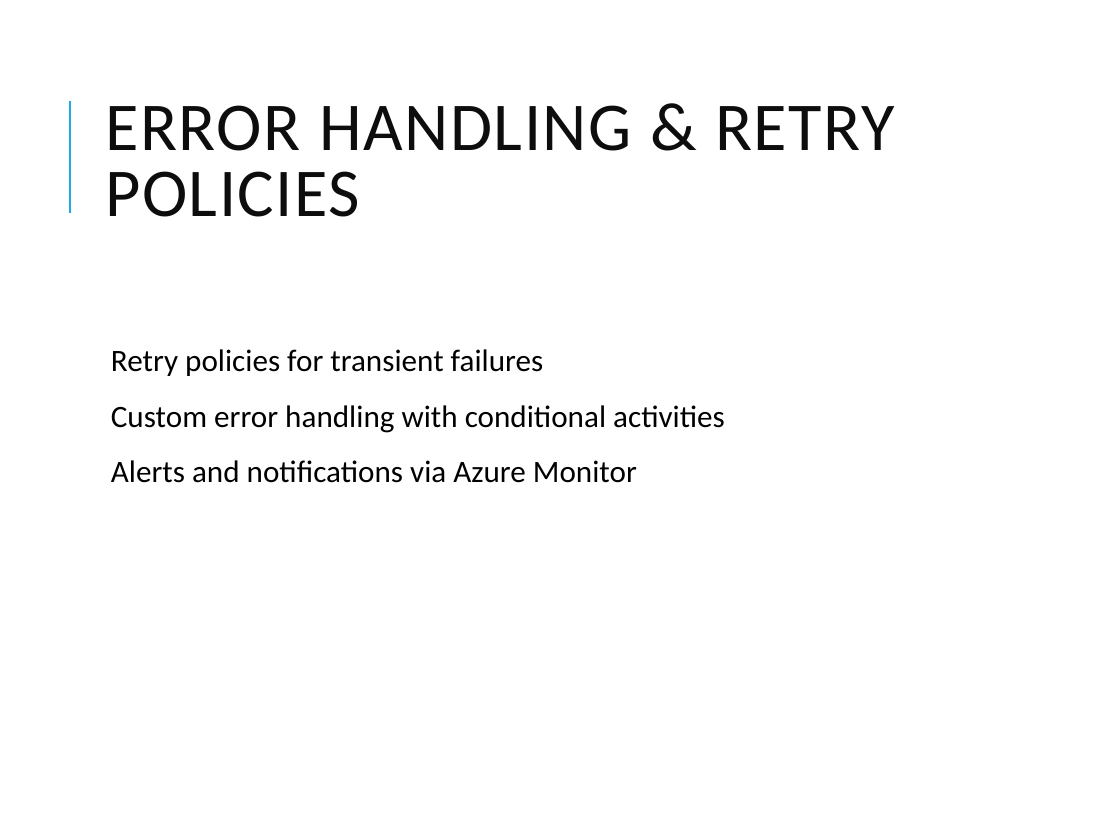
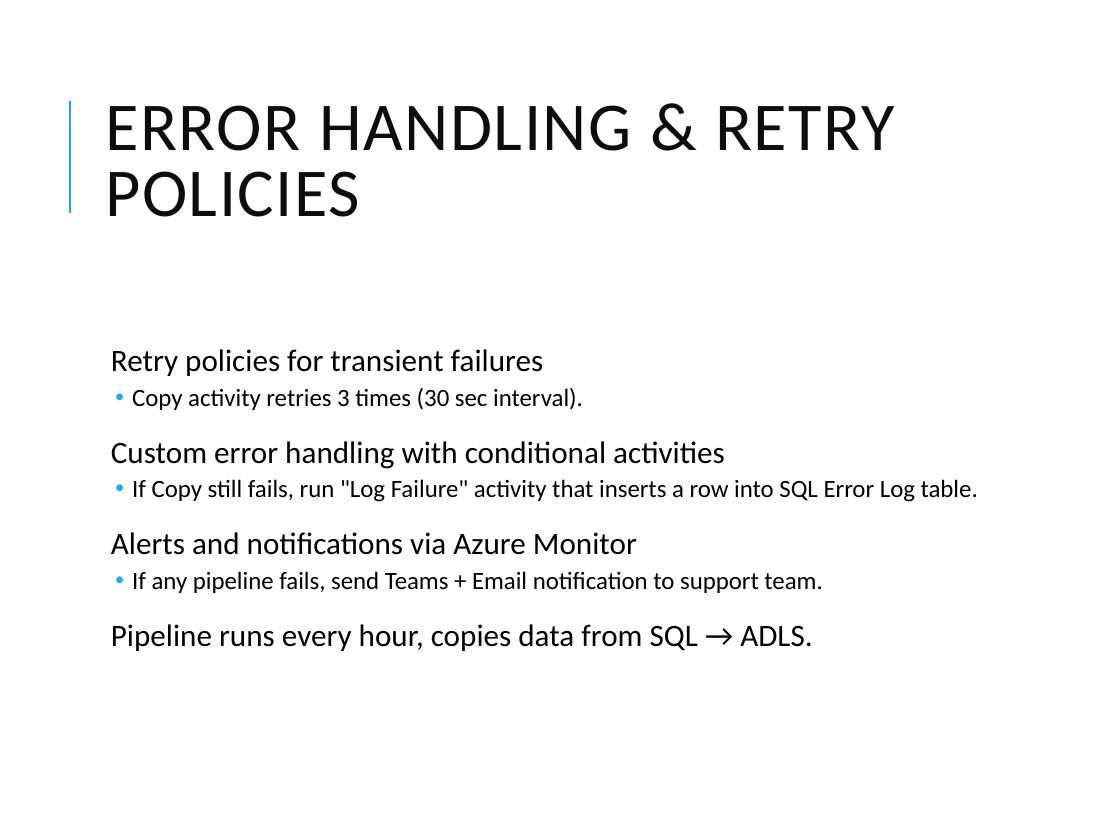
Before and after one commit to vivek1570/DE-Content-WithSnowflakes, a slide deck: slide 12 of Week-1/Day-3/Azure_Data_Factory_Overview.pptx (slide 10 before the commit). Drawn at 1120x840 pixels with LibreOffice and Linux fonts; fonts in the diff are those of the drawing. Boxes give left, top, right and bottom in pixels: in the first picture for what was removed or moved away, otherwise in the second. Text is boxed around its words. In the diff, an @@ line names an element or a change of style, - is before the commit and + after.

```diff
--- a/Week-1/Day-3/Azure_Data_Factory_Overview.pptx
+++ b/Week-1/Day-3/Azure_Data_Factory_Overview.pptx
@@ text at bbox=[132, 388, 583, 410]: paragraph added @@
+  • Copy activity retries 3 times (30 sec interval).
@@ text at bbox=[132, 479, 978, 502]: paragraph added @@
+  • If Copy still fails, run "Log Failure" activity that inserts a row into SQL Error Log table.
@@ text at bbox=[111, 571, 822, 651]: paragraphs added @@
+  • If any pipeline fails, send Teams + Email notification to support team.
+  Pipeline runs every hour, copies data from SQL → ADLS.
```
Also in this commit, not shown: 2 slides added, 6 other files.
